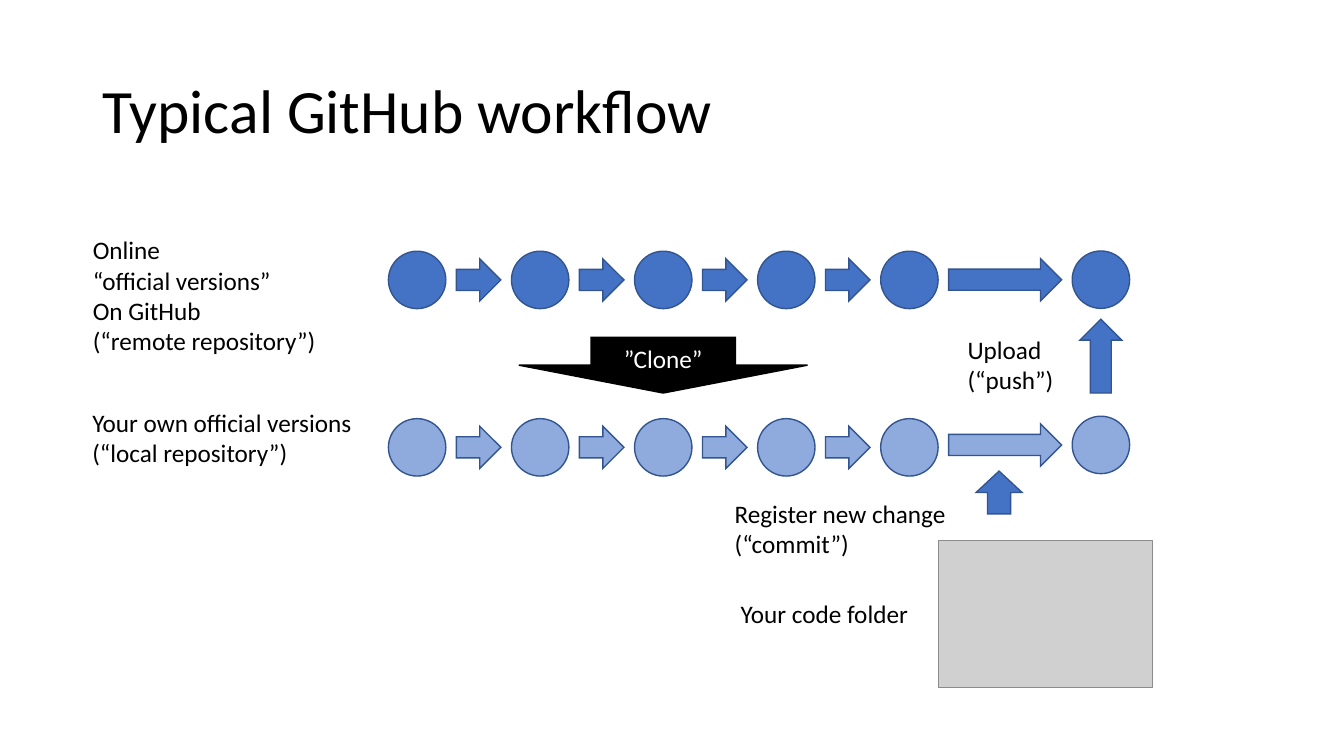
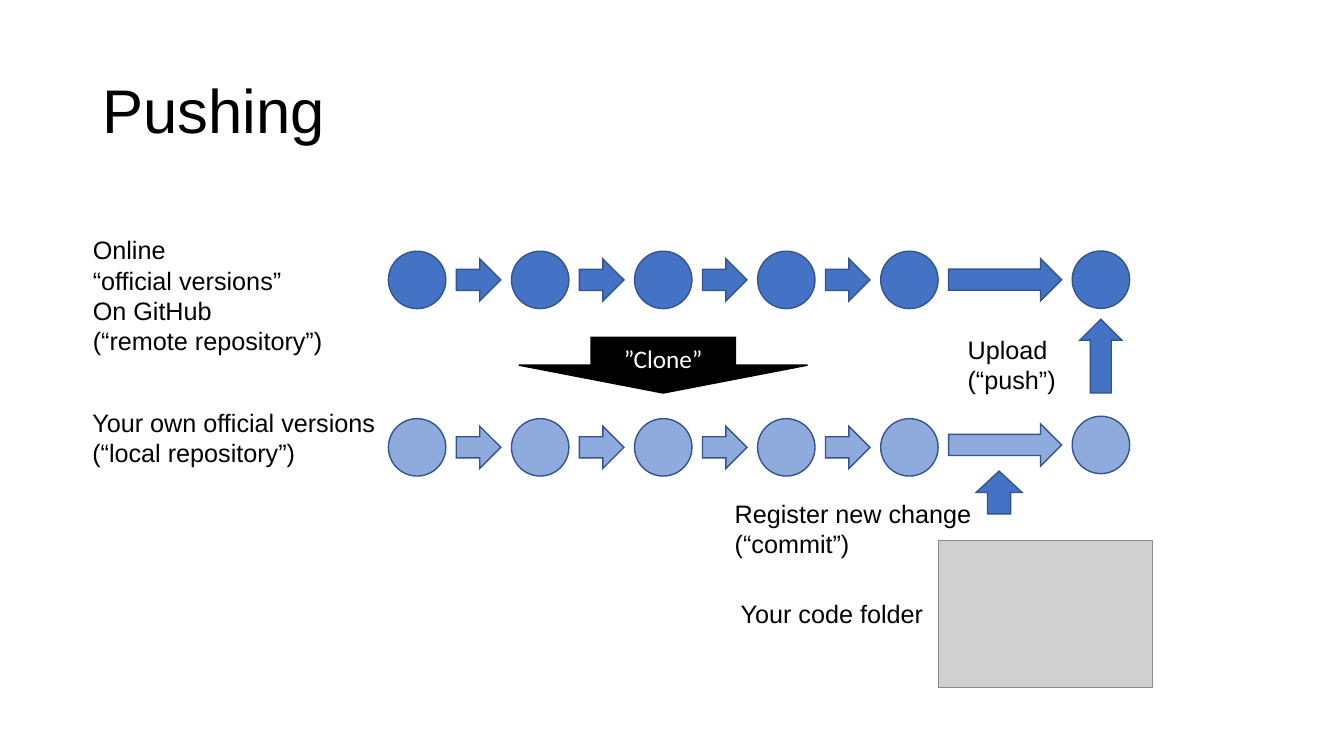
Before and after one commit to vibhaannaswamy/INP_Git_Intro_forked, a slide deck: slide 18 of slides/GitHubIntro_2021.pptx (slide 19 before the commit). Drawn at 1344x756 pixels with LibreOffice and Linux fonts; fonts in the diff are those of the drawing; grey boxes stand for pictures. Boxes give left, top, right and bottom in pixels: in the first picture for what was removed or moved away, otherwise in the second. Text is boxed around its words. In the diff, an @@ line names an element or a change of style, - is before the commit and + after.

```diff
--- a/slides/GitHubIntro_2021.pptx
+++ b/slides/GitHubIntro_2021.pptx
@@ title at (102,88,324,145): text changed; font Calibri to Arial @@
-Typical GitHub workflow
+Pushing
@@ font Calibri to Arial in 5 elements at (968,340,1056,395), (93,240,322,356), (741,604,923,624), (92,413,375,468), (735,504,972,559) @@
```
Also in this commit, not shown: 20 other slides changed, 1 slide removed, 4 other files.
